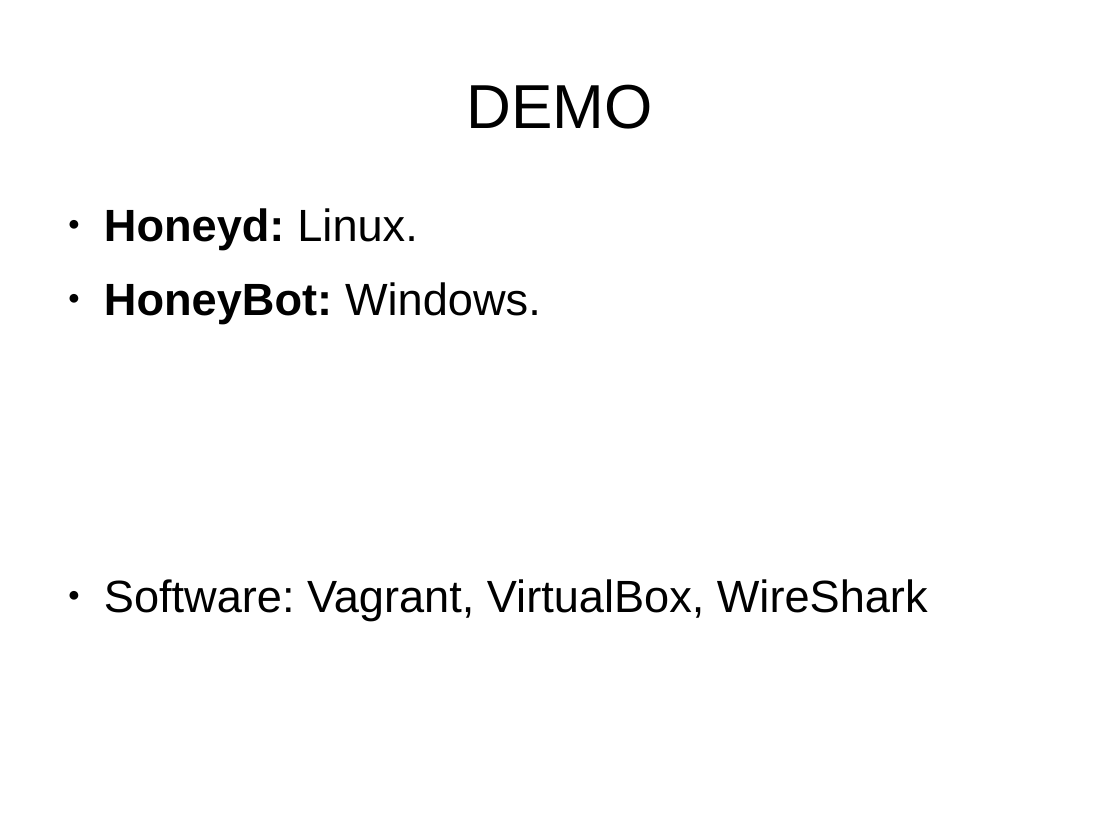
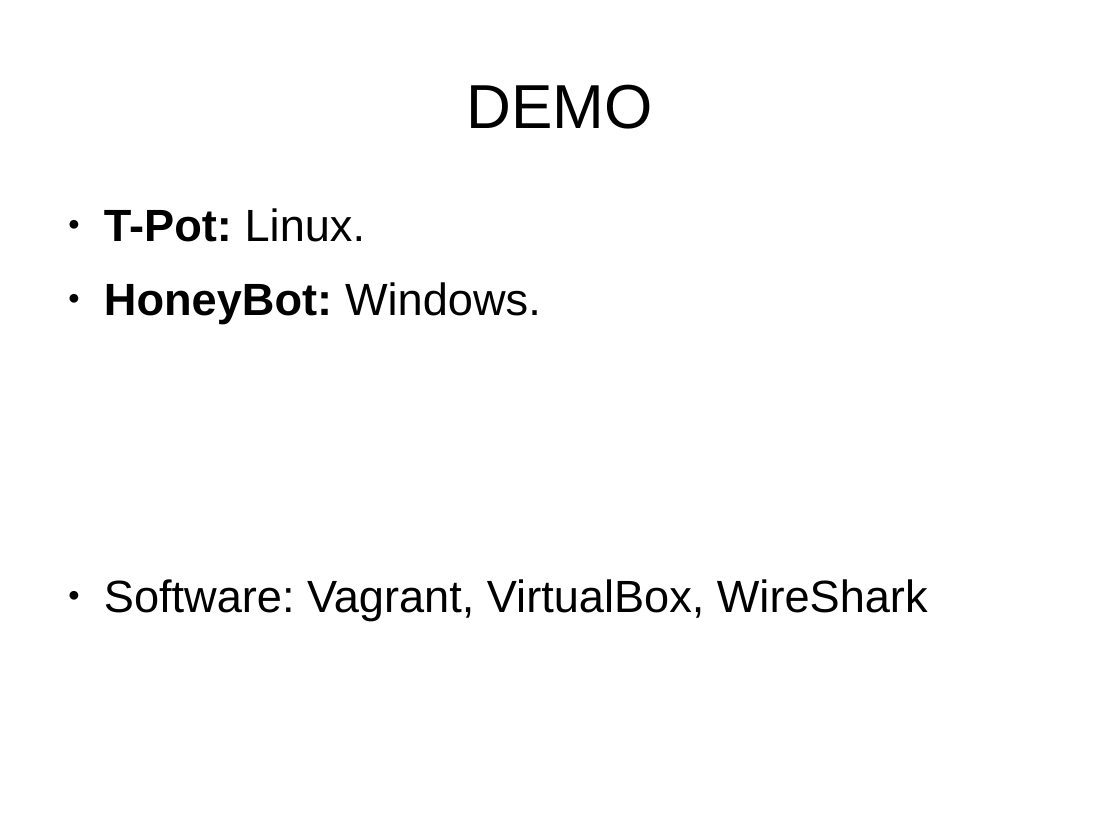
Before and after one commit to davidinfante/Fundamentos-de-Redes, a slide deck: slide 10 of Honeypots/presentacion.odp. Drawn at 1120x840 pixels with LibreOffice and Linux fonts; fonts in the diff are those of the drawing; background and template pictures are left out. Boxes give left, top, right and bottom in pixels: in the first picture for what was removed or moved away, otherwise in the second. Text is boxed around its words. In the diff, an @@ line names an element or a change of style, - is before the commit and + after.

Commit message:
Cambio honeyd por tpot

```diff
--- a/Honeypots/presentacion.odp
+++ b/Honeypots/presentacion.odp
@@ text at (104, 208, 365, 242): text changed @@
-● Honeyd: Linux.
+● T-Pot: Linux.
```
Also in this commit, not shown: 2 other files.
